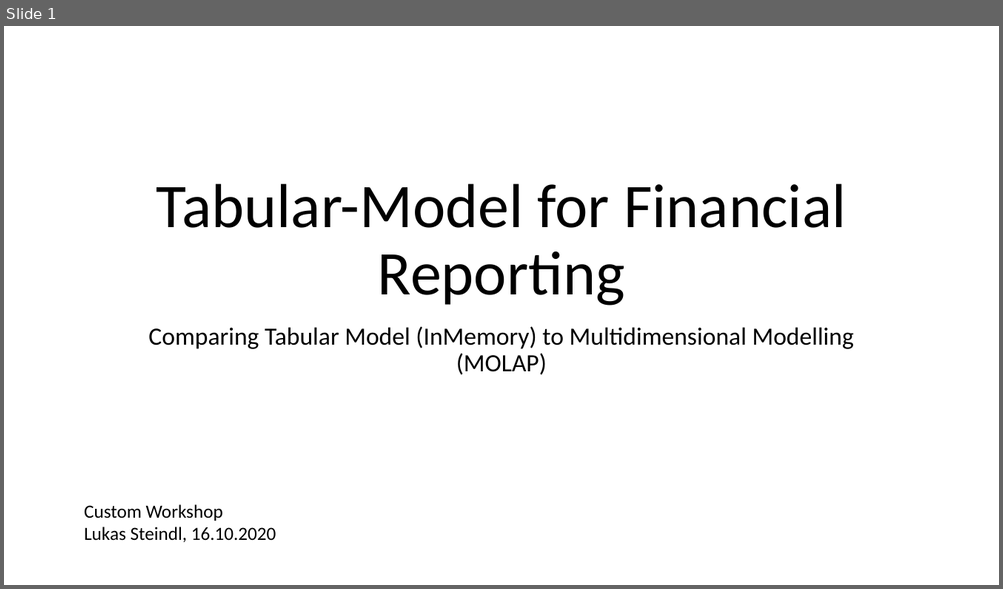
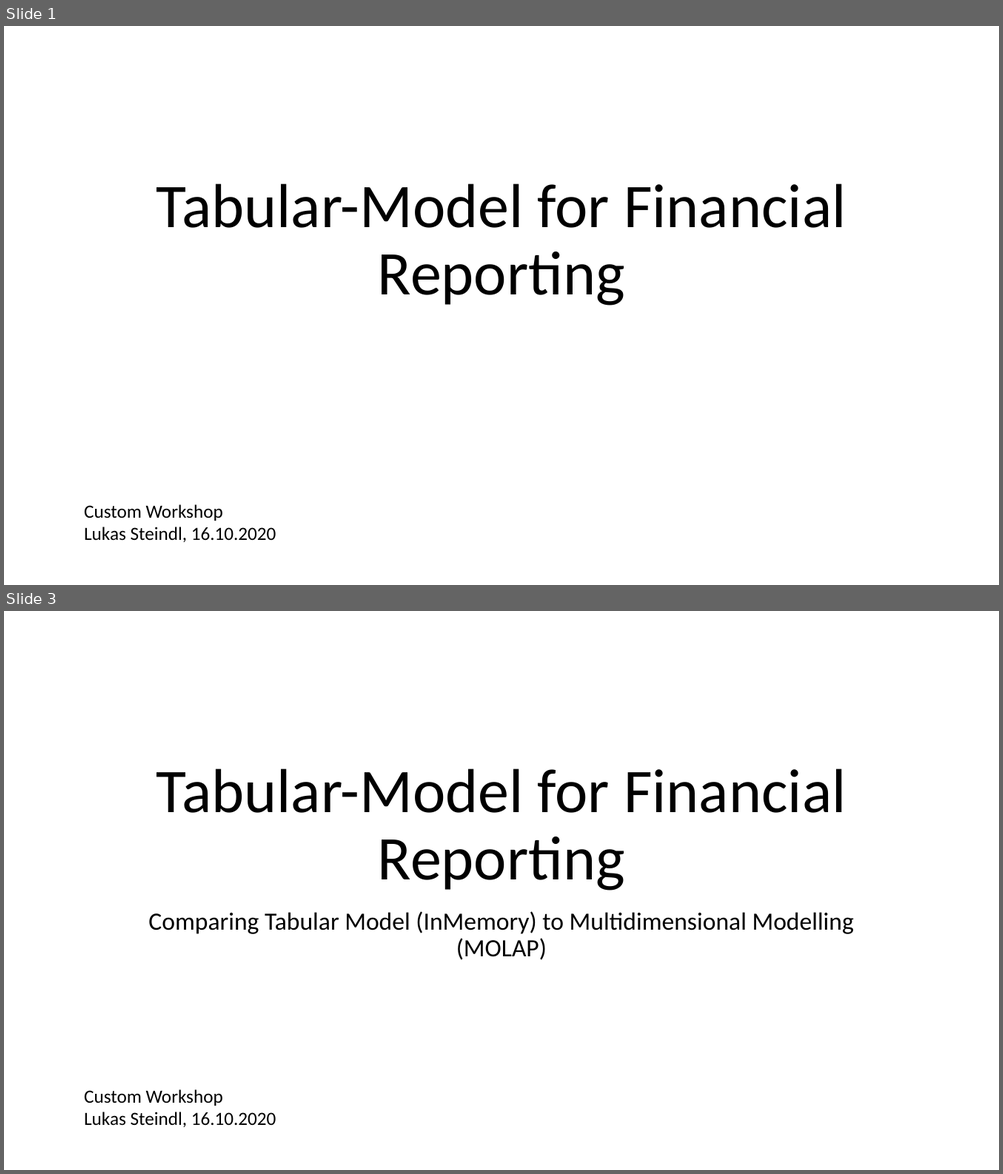
Before and after one commit to LukasSteindl/tabularmodelforfinance, a slide deck: Slides.pptx. Shown one above the other, each under a label of ours: slide 1 before the commit, slides 1 and 3 after it; the slides between them are not shown. The pictures are 1003x589 and 1003x1174 pixels, drawn with LibreOffice and Linux fonts; fonts in the diff are those of the drawing. Boxes give left, top, right and bottom in pixels: in the first picture for what was removed or moved away, otherwise in the second. Text is boxed around its words. In the diff, an @@ line names an element or a change of style, - is before the commit and + after.

```diff
--- a/Slides.pptx
+++ b/Slides.pptx
@@ slide 1 added at bbox=[4, 26, 999, 585], background #FFFFFF @@
@@ title added at bbox=[156, 184, 845, 306], 60 pt, text #000000 @@
+Tabular-Model for Financial Reporting
@@ text added at bbox=[84, 505, 276, 543], 18 pt, text #000000 @@
+Custom Workshop
+Lukas Steindl, 16.10.2020
@@ what was slide 1 is now slide 3 @@
```
Also in this commit, not shown: 1 slide changed, 10 other slides added, 1 slide removed.
